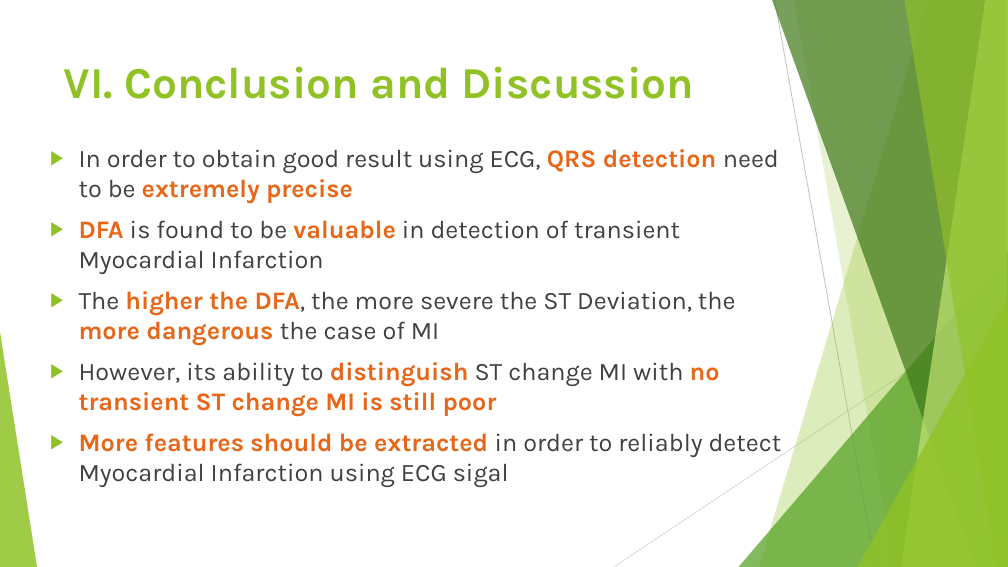
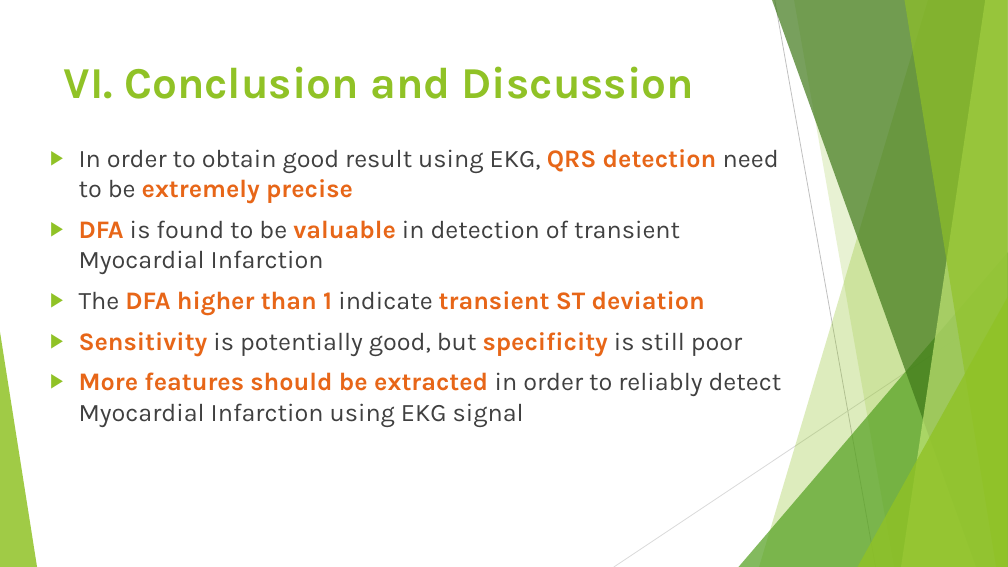
Before and after one commit to nichealpham/MY_THESIS, a slide deck: slide 19 of research/Prethesis/HK2/QUANTIFYING MYOCARDIAL DAMAGE USING ECG SIGNAL.pptx (slide 15 before the commit). Drawn at 1008x567 pixels with LibreOffice and Linux fonts; fonts in the diff are those of the drawing. Boxes give left, top, right and bottom in pixels: in the first picture for what was removed or moved away, otherwise in the second. Text is boxed around its words. In the diff, an @@ line names an element or a change of style, - is before the commit and + after.

```diff
--- a/research/Prethesis/HK2/QUANTIFYING MYOCARDIAL DAMAGE USING ECG SIGNAL.pptx
+++ b/research/Prethesis/HK2/QUANTIFYING MYOCARDIAL DAMAGE USING ECG SIGNAL.pptx
@@ text at (79, 149, 779, 204): text changed @@
-▶ In order to obtain good result using ECG, QRS detection need to be extremely precise
+▶ In order to obtain good result using EKG, QRS detection need to be extremely precise
@@ text at (79, 291, 782, 427): text changed @@
-▶ The higher the DFA, the more severe the ST Deviation, the more dangerous the case of MI
-▶ However, its ability to distinguish ST change MI with no transient ST change MI is still poor
-▶ More features should be extracted in order to reliably detect Myocardial Infarction using ECG sigal
+▶ The DFA higher than 1 indicate transient ST deviation
+▶ Sensitivity is potentially good, but specificity is still poor
+▶ More features should be extracted in order to reliably detect Myocardial Infarction using EKG signal
```
Also in this commit, not shown: 10 other slides changed, 7 slides added, 2 slides removed, 3 other files.
